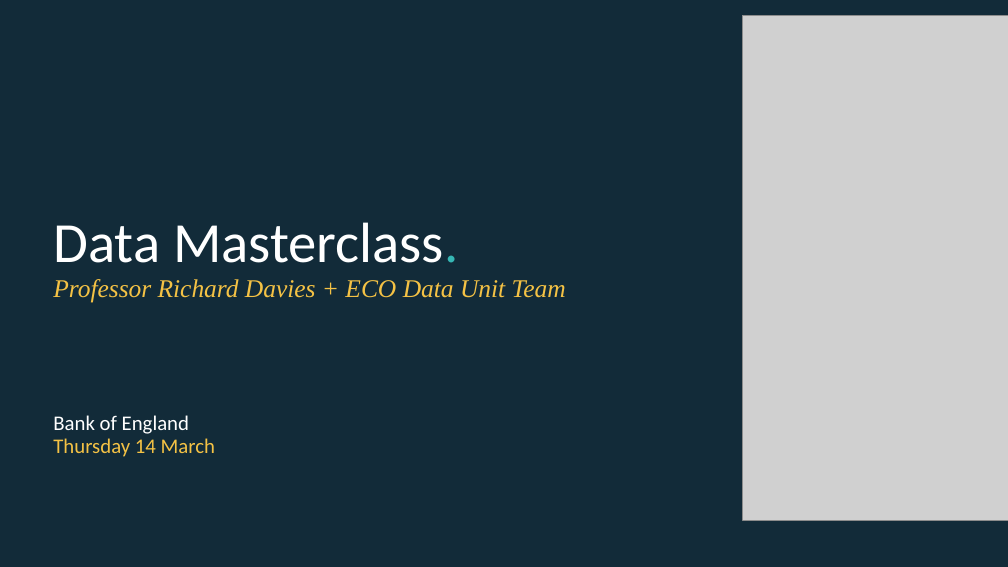
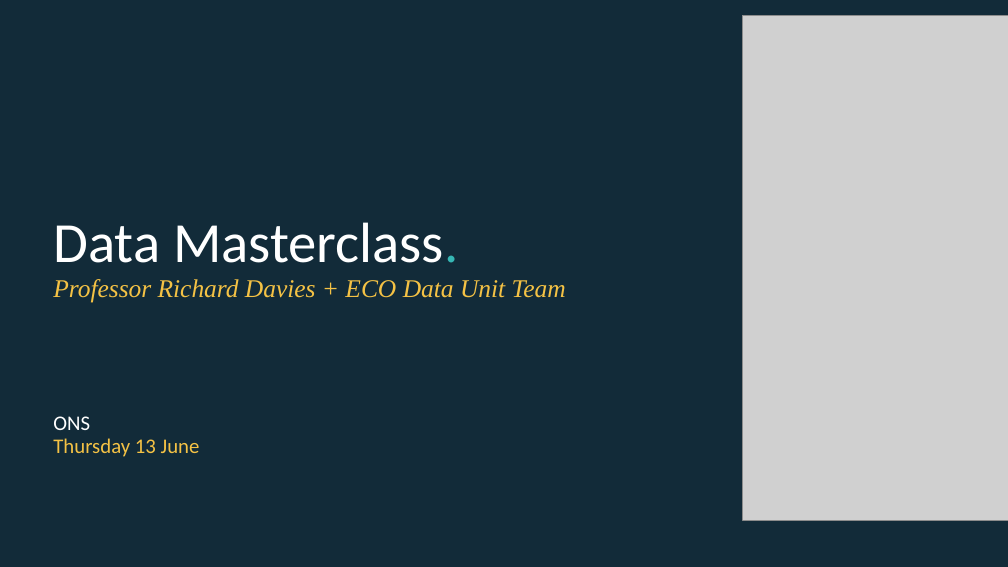
Before and after one commit to EconomicsObservatory/courses, a slide deck: slide 2 of 1/s1_Charts_as_data.pptx. Drawn at 1008x567 pixels with LibreOffice and Linux fonts; fonts in the diff are those of the drawing; grey boxes stand for pictures. Boxes give left, top, right and bottom in pixels: in the first picture for what was removed or moved away, otherwise in the second. Text is boxed around its words. In the diff, an @@ line names an element or a change of style, - is before the commit and + after.

```diff
--- a/1/s1_Charts_as_data.pptx
+++ b/1/s1_Charts_as_data.pptx
@@ title at (x1=53, y1=222, x2=566, y2=457): text changed; font Calibri to Times New Roman; italic on @@
-Data Masterclass.
-Professor Richard Davies + ECO Data Unit Team
-Bank of England
-Thursday 14 March
+Data Masterclass.
+Professor Richard Davies + ECO Data Unit Team
+ONS
+Thursday 13 June
```
